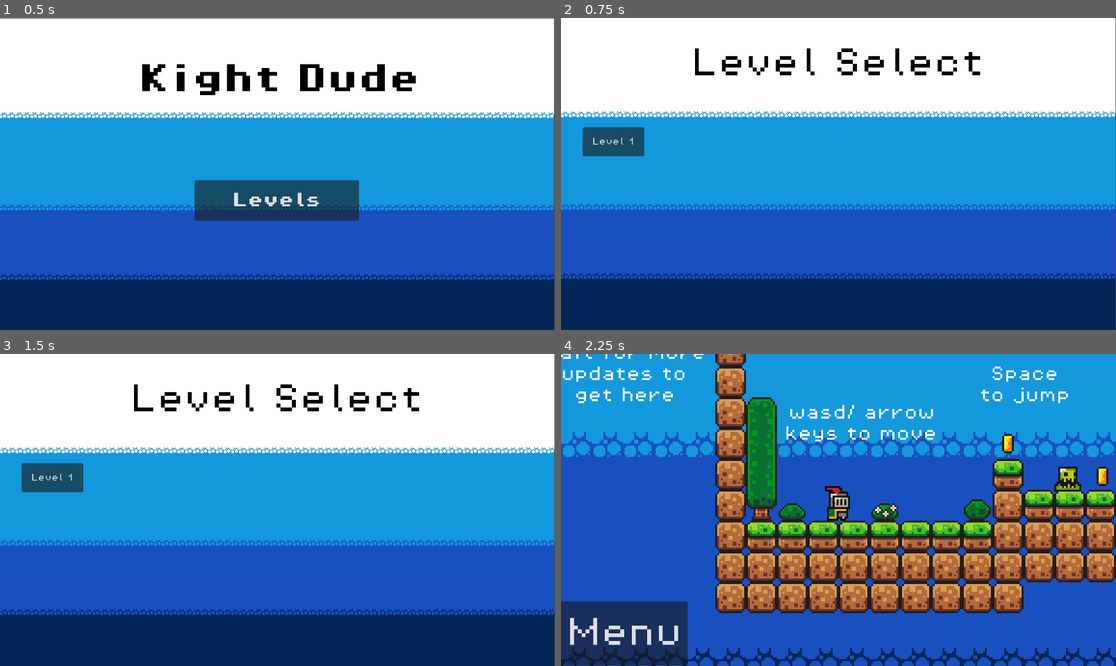
Above: before the commit, frames 1-4 (two rows, left to right).
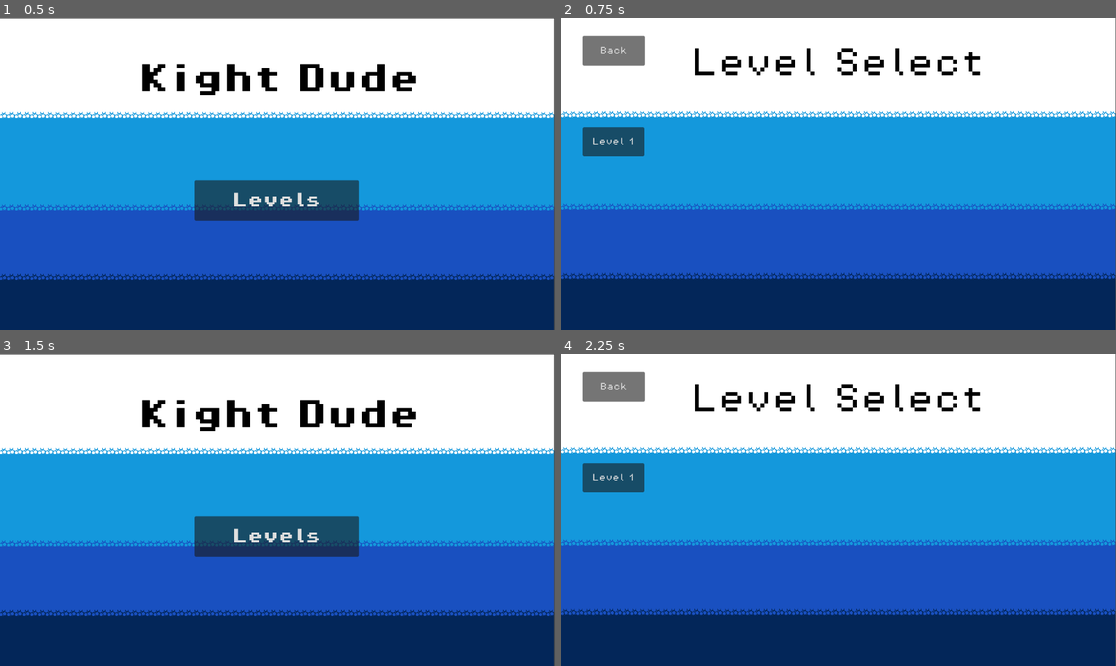
Above: after the commit, the same moments.

Repository: LeGoopyGuy/knight-dude
Game: Godot game, scene res://scenes/Title.tscn
Same seed, same stepped clock (60 frames per second), same inputs: the game is played once before the commit and once after it.
Inputs (mouse positions are in pixels of both pictures, inside the frame that each line leads up to):
- Up to frame 1 (0.5 s): no input
- Up to frame 2 (0.75 s): click "Levels" at 0.5 s
- Up to frame 3 (1.5 s): click (55, 385) at 1.25 s, where only the run after the commit has a clickable "Back"
- Up to frame 4 (2.25 s): click "Level 1" (after the commit: "Levels") at 2 s

Frame 1 is identical in both runs. In frame 2, 1.1% of the frame differs, in the area x 3-16%, y 5-16%; in frame 3, 11%; in frame 4, 87%, in the area x 0-100%, y 0-100%.

Commit message:
Add files via upload
back button on levels tab, hud positioning, and fixed screen size

Diff:
--- a/Game/project.godot
+++ b/Game/project.godot
@@ -18,6 +18,10 @@
 [autoload]
 
 Music="*res://scenes/music.tscn"
+
+[display]
+
+window/size/resizable=false
 
 [input]
 
--- a/Game/scenes/game.tscn
+++ b/Game/scenes/game.tscn
@@ -770,9 +770,9 @@
 layer = 2
 
 [node name="Button" type="Button" parent="CanvasLayer"]
-offset_top = 514.0
+offset_top = 515.0
 offset_right = 263.0
-offset_bottom = 647.0
+offset_bottom = 648.0
 theme_override_fonts/font = ExtResource("8_d1g61")
 theme_override_font_sizes/font_size = 64
 text = "Menu"
--- a/Game/scenes/lvl_select.tscn
+++ b/Game/scenes/lvl_select.tscn
@@ -7,13 +7,18 @@
 script/source = "extends Node2D
 
 @onready var button: Button = $Button
+@onready var back = $Back
 
 
 func _ready() -> void:
 	button.pressed.connect(change_scene)
+	back.pressed.connect(change_scene2)
 
 func change_scene():
 	get_tree().change_scene_to_file(\"res://scenes/game.tscn\")
+
+func change_scene2():
+	get_tree().change_scene_to_file(\"res://scenes/Title.tscn\")
 "
 
 [sub_resource type="TileSetAtlasSource" id="TileSetAtlasSource_al5v5"]
@@ -181,3 +186,12 @@
 text = "Level Select"
 horizontal_alignment = 1
 autowrap_mode = 2
+
+[node name="Back" type="Button" parent="."]
+offset_left = 46.0
+offset_top = 38.0
+offset_right = 175.0
+offset_bottom = 100.0
+theme_override_fonts/font = ExtResource("3_ro2o2")
+theme_override_font_sizes/font_size = 16
+text = "Back"
Not shown, changed: Game/export_presets.cfg
